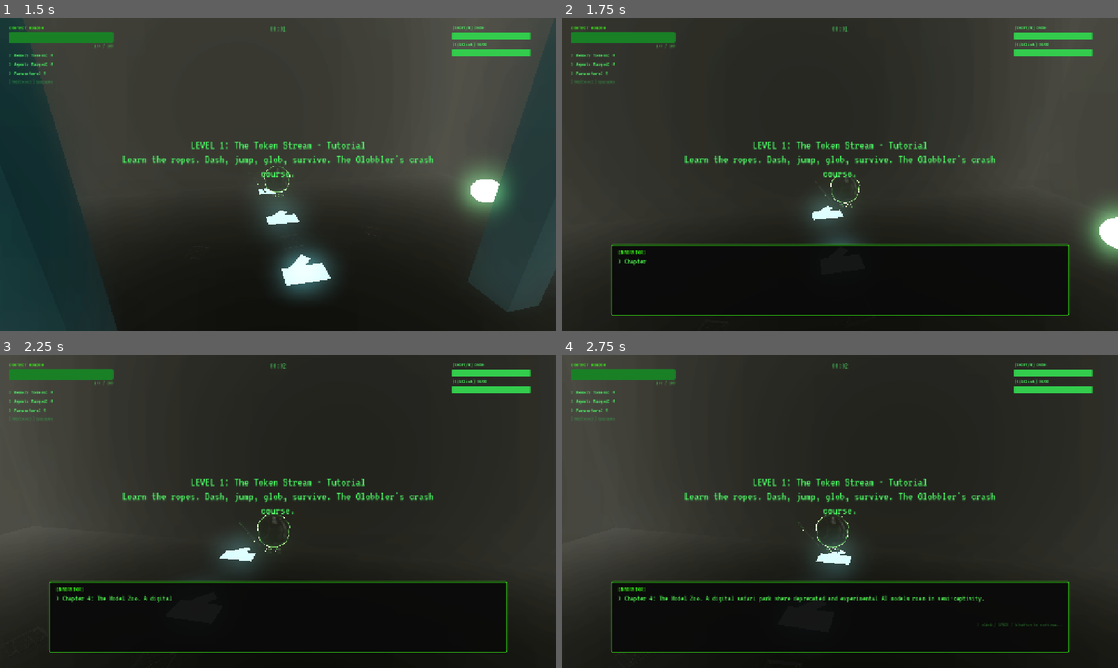
Above: before the commit, frames 1-4 (two rows, left to right).
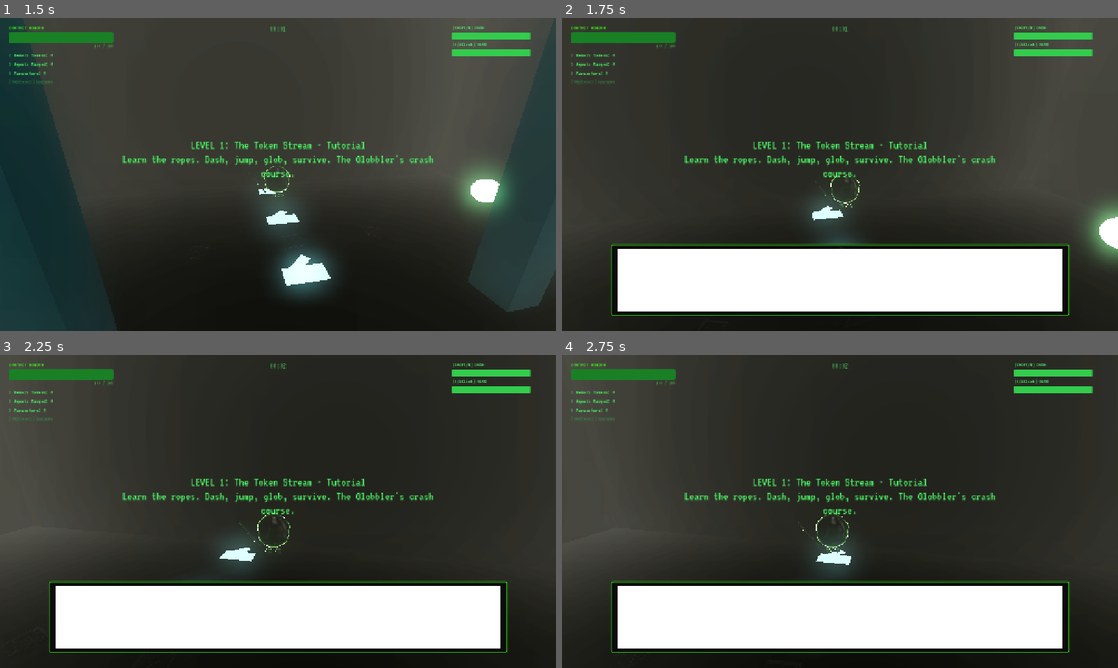
Above: after the commit, the same moments.

Repository: hwashburn1011/globblers-journey
Game: Godot game, scene res://scenes/levels/chapter_4/model_zoo.tscn
The game is run twice, just before and just after one commit, with the same random seed, the same clock (stepped at 60 frames per second) and the same inputs. This scene is started directly instead of the project's main scene.
Inputs (mouse positions are in pixels of both pictures, inside the frame that each line leads up to):
- Up to frame 1 (1.5 s): tap Enter (menu_confirm) at 0.5 s; move the mouse to (272, 180) at 0.52 s; hold V (agent_cycle) 0.53-1.28 s; hold Up (hack_up) from 0.53 s (still down); click (272, 180) at 0.67 s; move the mouse to (316, 177) at 1.27 s; tap G (agent_spawn) at 1.35 s; click (316, 177) at 1.42 s
- Up to frame 2 (1.75 s): keep holding Up (hack_up)
- Up to frame 3 (2.25 s): keep holding Up (hack_up); move the mouse to (233, 508) at 2.02 s; hold Mouse wheel up (camera_zoom_in) from 2.03 s (still down); click (233, 508) at 2.17 s
- Up to frame 4 (2.75 s): keep holding Up (hack_up); keep holding Mouse wheel up (camera_zoom_in)

Frame 1 is identical in both runs. In frame 2, 16% of the frame differs, in the area x 10-90%, y 73-94%; in frame 3, 16%; in frame 4, 16%.
Error in both runs: Trying to assign value of type 'Node3D' to a variable of type 'MeshInstance3D'. (res://scenes/enemies/gpt2_fossil.gd:68)

Commit message:
feat: Task 9.2 — Add scanline+flicker shader overlay to dialogue box
Created canvas_item dialogue_scanline.gdshader with scrolling scanlines,
brightness flicker, noise grain, vignette, and green tint. Applied as
full-rect ColorRect overlay in dialogue_box.gd. Respects reduce_motion
toggle via animate uniform.

Co-Authored-By: Claude Opus 4.6 (1M context) <noreply@anthropic.com>

Diff:
--- /dev/null
+++ b/assets/shaders/dialogue_scanline.gdshader
@@ -0,0 +1,57 @@
+shader_type canvas_item;
+
+// Scanline + flicker overlay for the dialogue box
+// "Because every terminal needs that authentic CRT glow-up."
+
+uniform float scanline_count : hint_range(20.0, 400.0) = 120.0;
+uniform float scanline_intensity : hint_range(0.0, 1.0) = 0.08;
+uniform float flicker_speed : hint_range(0.0, 20.0) = 6.0;
+uniform float flicker_amount : hint_range(0.0, 0.15) = 0.03;
+uniform float scroll_speed : hint_range(0.0, 3.0) = 0.5;
+uniform float noise_amount : hint_range(0.0, 0.2) = 0.04;
+uniform float vignette_strength : hint_range(0.0, 2.0) = 0.4;
+uniform vec4 tint_color : source_color = vec4(0.224, 1.0, 0.078, 1.0);
+uniform float tint_strength : hint_range(0.0, 0.3) = 0.05;
+uniform bool animate = true;
+
+float hash(vec2 p) {
+	return fract(sin(dot(p, vec2(127.1, 311.7))) * 43758.5453);
+}
+
+void fragment() {
+	vec4 tex = texture(TEXTURE, UV);
+
+	if (!animate) {
+		COLOR = tex;
+		return;
+	}
+
+	vec2 uv = UV;
+	float time = TIME;
+
+	// Scrolling horizontal scanlines
+	float scan_pos = uv.y * scanline_count + time * scroll_speed;
+	float scanline = 1.0 - scanline_intensity * (0.5 + 0.5 * sin(scan_pos * 6.28318));
+
+	// Subtle brightness flicker
+	float flicker = 1.0 - flicker_amount * (0.5 + 0.5 * sin(time * flicker_speed));
+
+	// Static noise grain
+	float noise = hash(uv * 200.0 + time * 5.0) * noise_amount;
+
+	// Vignette darkening at edges
+	vec2 center = uv - 0.5;
+	float dist = dot(center, center);
+	float vig = 1.0 - vignette_strength * dist * 4.0;
+	vig = clamp(vig, 0.0, 1.0);
+
+	// Apply effects to the underlying texture
+	vec3 color = tex.rgb;
+	color *= scanline * flicker * vig;
+	color += noise * tint_color.rgb;
+
+	// Subtle green tint push
+	color = mix(color, color * tint_color.rgb * 2.0, tint_strength);
+
+	COLOR = vec4(color, tex.a);
+}
--- a/scenes/ui/dialogue_box.gd
+++ b/scenes/ui/dialogue_box.gd
@@ -17,6 +17,7 @@
 var speaker_label: Label
 var text_label: RichTextLabel
 var advance_hint: Label
+var scanline_overlay: ColorRect
 
 signal typing_finished()
 signal advanced()
@@ -95,6 +96,23 @@
 	advance_hint.visible = false
 	vbox.add_child(advance_hint)
 
+	# Scanline + flicker overlay — CRT aesthetic for the dialogue panel
+	scanline_overlay = ColorRect.new()
+	scanline_overlay.name = "ScanlineOverlay"
+	scanline_overlay.color = Color(1, 1, 1, 1)
+	scanline_overlay.mouse_filter = Control.MOUSE_FILTER_IGNORE
+	scanline_overlay.set_anchors_preset(Control.PRESET_FULL_RECT)
+	var shader_res = load("res://assets/shaders/dialogue_scanline.gdshader")
+	if shader_res:
+		var mat := ShaderMaterial.new()
+		mat.shader = shader_res
+		scanline_overlay.material = mat
+		# Respect reduce_motion toggle
+		var gm = get_node_or_null("/root/GameManager")
+		if gm and gm.get("reduce_motion"):
+			mat.set_shader_parameter("animate", false)
+	add_child(scanline_overlay)
+
 func show_line(speaker: String, text: String) -> void:
 	visible = true
 	_full_text = text
Not shown, changed: TASKS.md
